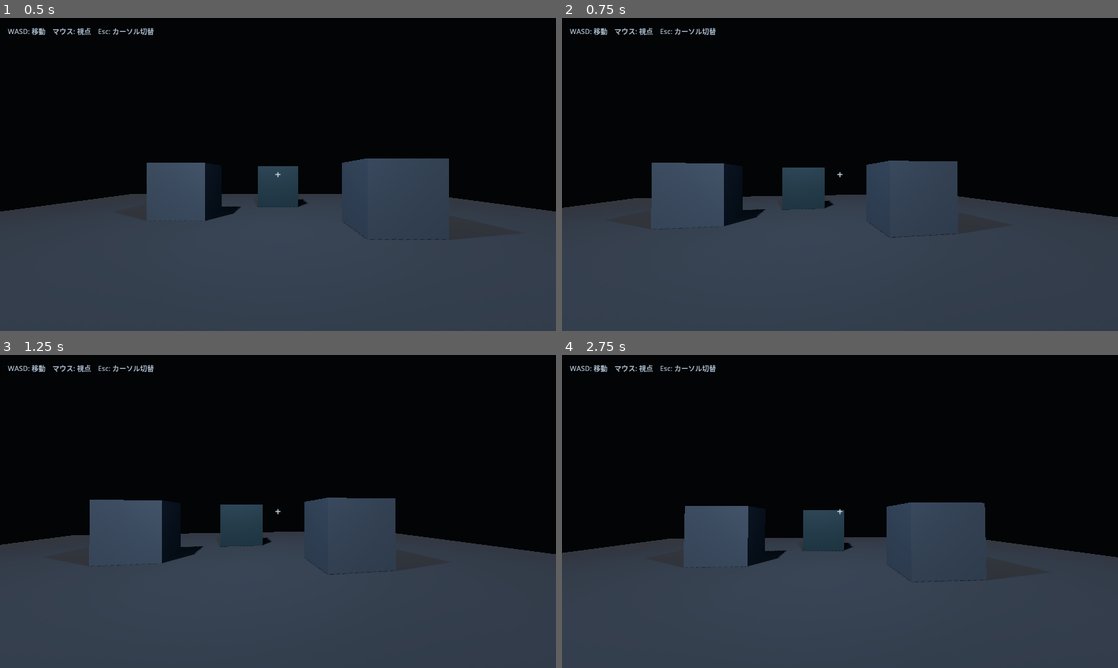
Above: before the commit, frames 1-4 (two rows, left to right).
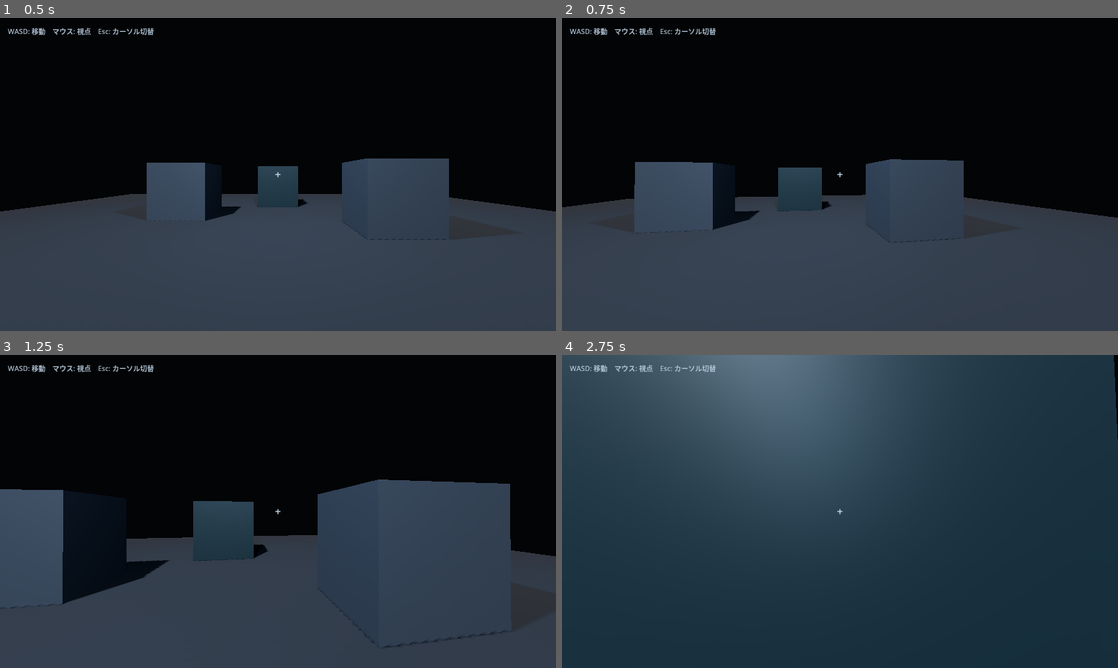
Above: after the commit, the same moments.

Repository: EliteMay/deep-factory
Game: Godot game, scene res://scenes/main/main.tscn
The game is run twice, just before and just after one commit, with the same random seed, the same clock (stepped at 60 frames per second) and the same inputs. Before the commit the project has no main scene; this scene is started directly in both runs.
Inputs (mouse positions are in pixels of both pictures, inside the frame that each line leads up to):
- Up to frame 1 (0.5 s): no input
- Up to frame 2 (0.75 s): tap Enter at 0.5 s; move the mouse to (867, 174) at 0.52 s; hold W (move_forward, bound only after the commit) from 0.53 s (still down); click (867, 174) at 0.67 s
- Up to frame 3 (1.25 s): keep holding W (move_forward, bound only after the commit)
- Up to frame 4 (2.75 s): keep holding W (move_forward, bound only after the commit); move the mouse to (812, 511) at 1.27 s; move the mouse to (851, 505) at 2.02 s

Frame 1 is identical in both runs. In frame 2, 1.6% of the frame differs, in the area x 0-100%, y 45-72%; in frame 3, 13%; in frame 4, 87%, in the area x 0-100%, y 0-100%.

Commit message:
feat: wire main scene and input setup

Diff:
--- a/project.godot
+++ b/project.godot
@@ -8,6 +8,11 @@
 [application]
 
 config/name="Deep Factory"
+run/main_scene="res://scenes/main/main.tscn"
+
+[autoload]
+
+InputSetup="*res://scripts/systems/input_setup.gd"
 
 [display]
 
